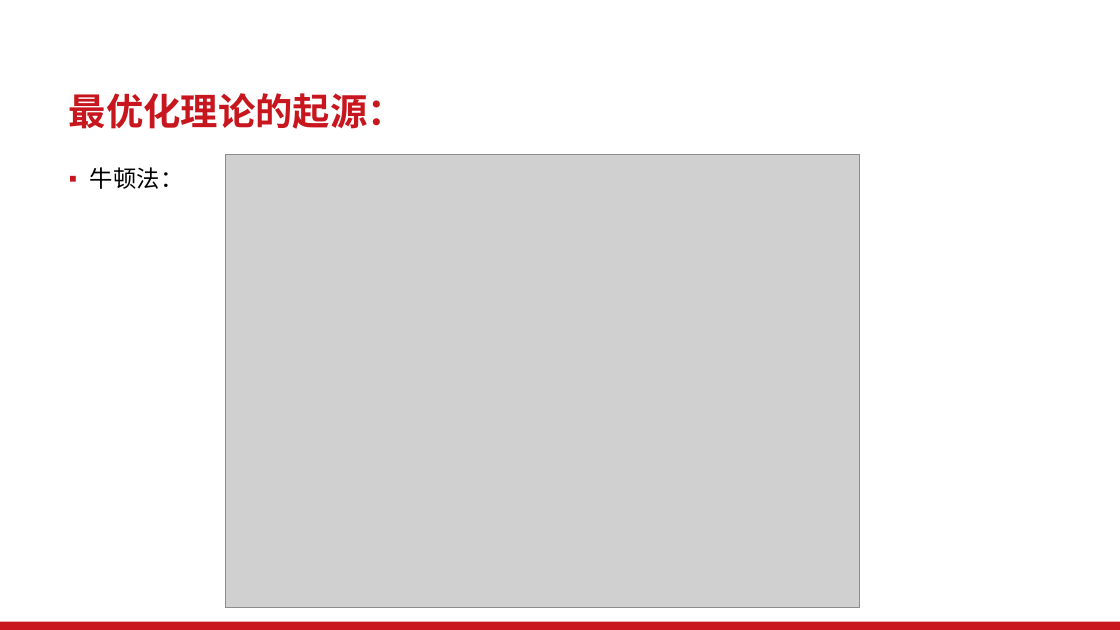
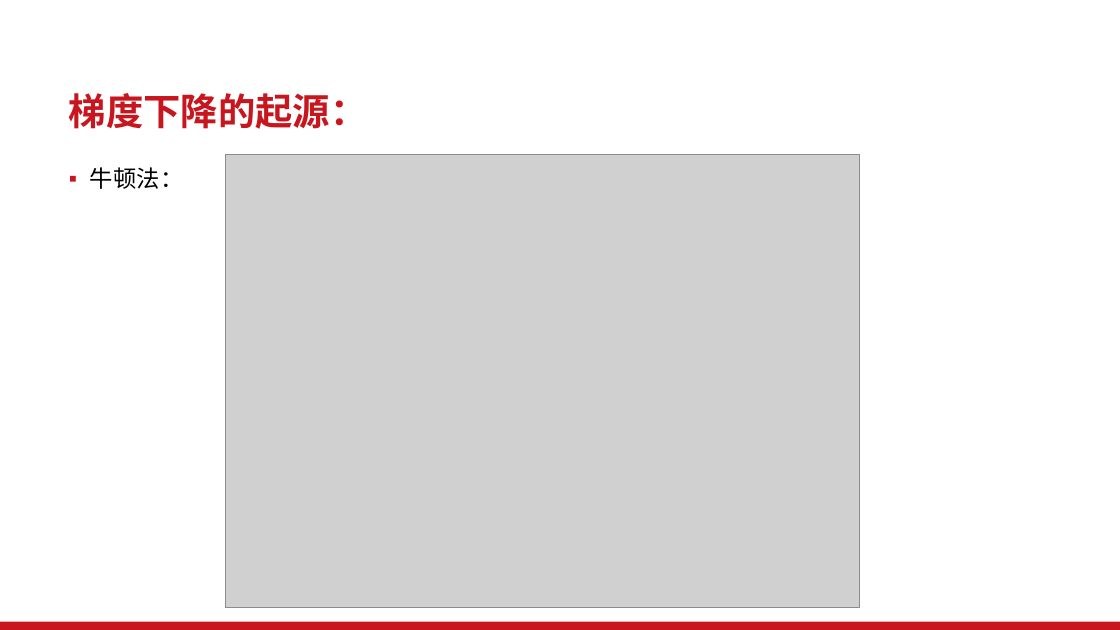
Before and after one commit to Vitalrubbish/Project-for-CS1950, a slide deck: slide 19 of 伟大思想报告PPT(加入历史与应用).pptx. Drawn at 1120x630 pixels with LibreOffice and Linux fonts; fonts in the diff are those of the drawing; grey boxes stand for pictures; background and template pictures are left out. Boxes give left, top, right and bottom in pixels: in the first picture for what was removed or moved away, otherwise in the second. Text is boxed around its words. In the diff, an @@ line names an element or a change of style, - is before the commit and + after.

```diff
--- a/伟大思想报告PPT(加入历史与应用).pptx
+++ b/伟大思想报告PPT(加入历史与应用).pptx
@@ title at [69, 93, 368, 129]: text changed @@
-最优化理论的起源：
+梯度下降的起源：
```
Also in this commit, not shown: 8 other slides changed, 1 slide added.
